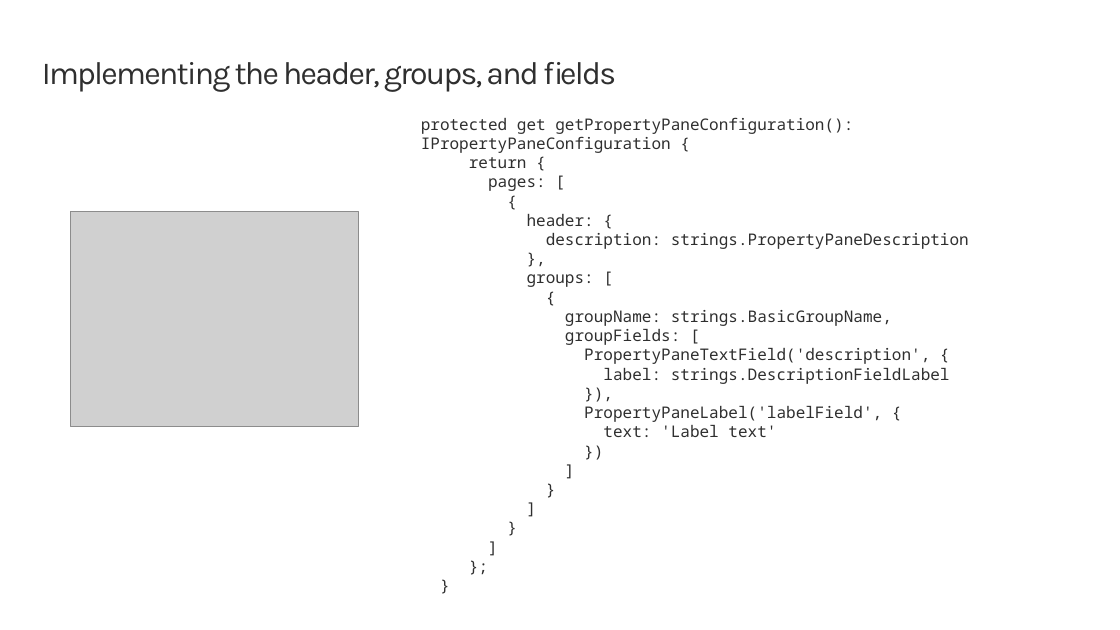
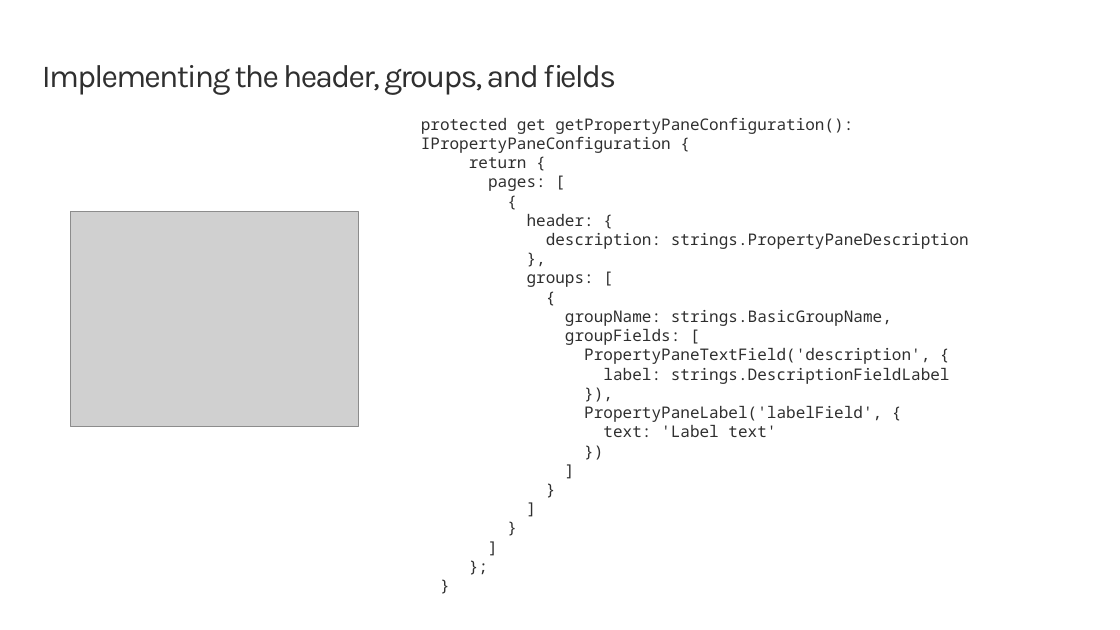
Before and after one commit to SharePoint/sp-dev-training-spfx-webpart-proppane, a slide deck: slide 4 of 01 intro.pptx. Drawn at 1120x630 pixels with LibreOffice and Linux fonts; fonts in the diff are those of the drawing; grey boxes stand for pictures; background and template pictures are left out. Boxes give left, top, right and bottom in pixels: in the first picture for what was removed or moved away, otherwise in the second. Text is boxed around its words. In the diff, an @@ line names an element or a change of style, - is before the commit and + after.

```diff
--- a/01 intro.pptx
+++ b/01 intro.pptx
@@ title "Implementing the header, groups, and ..." at (42, 65, 616, 95): line spacing 0.9 to 32pt @@
```
Also in this commit, not shown: 2 other files.
